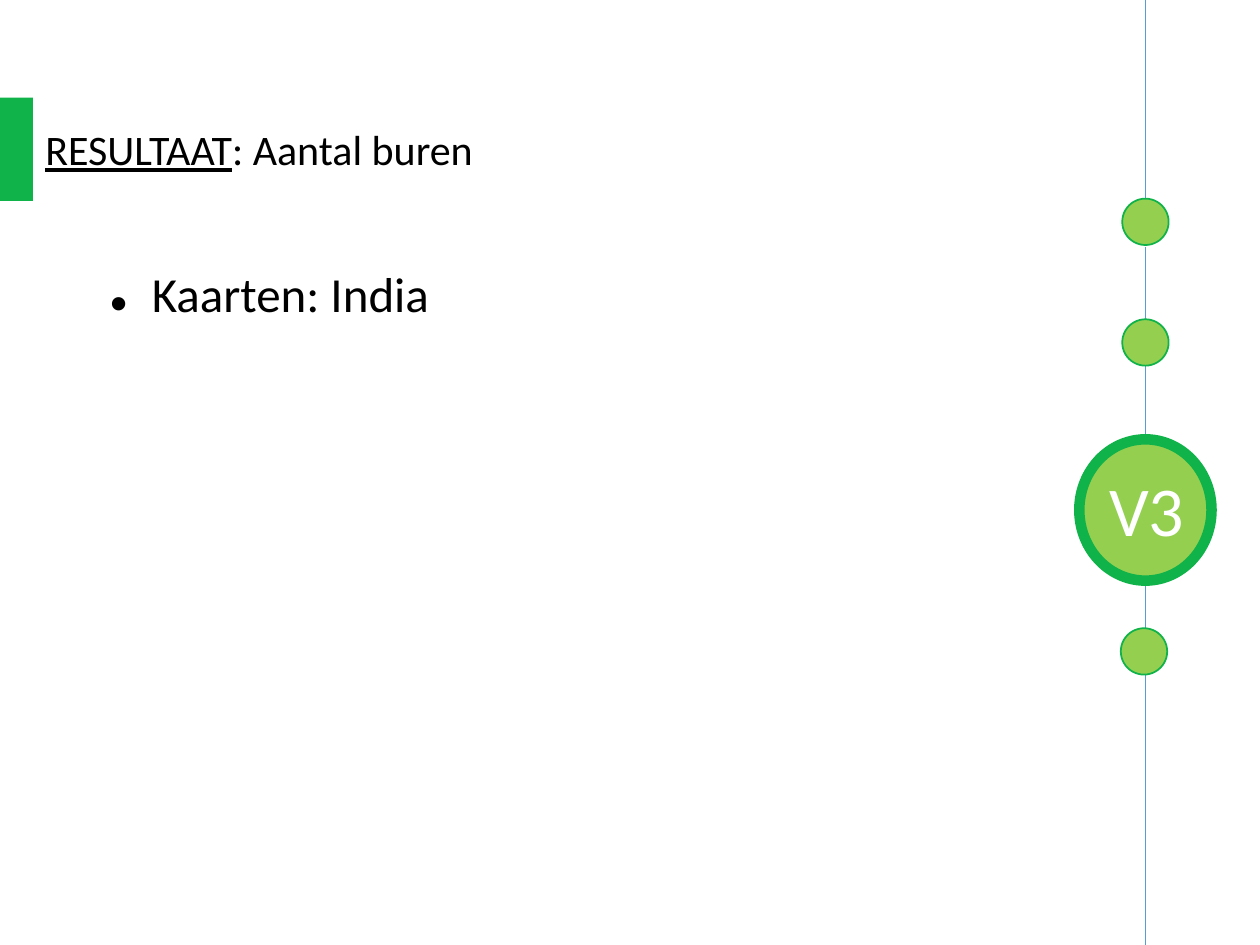
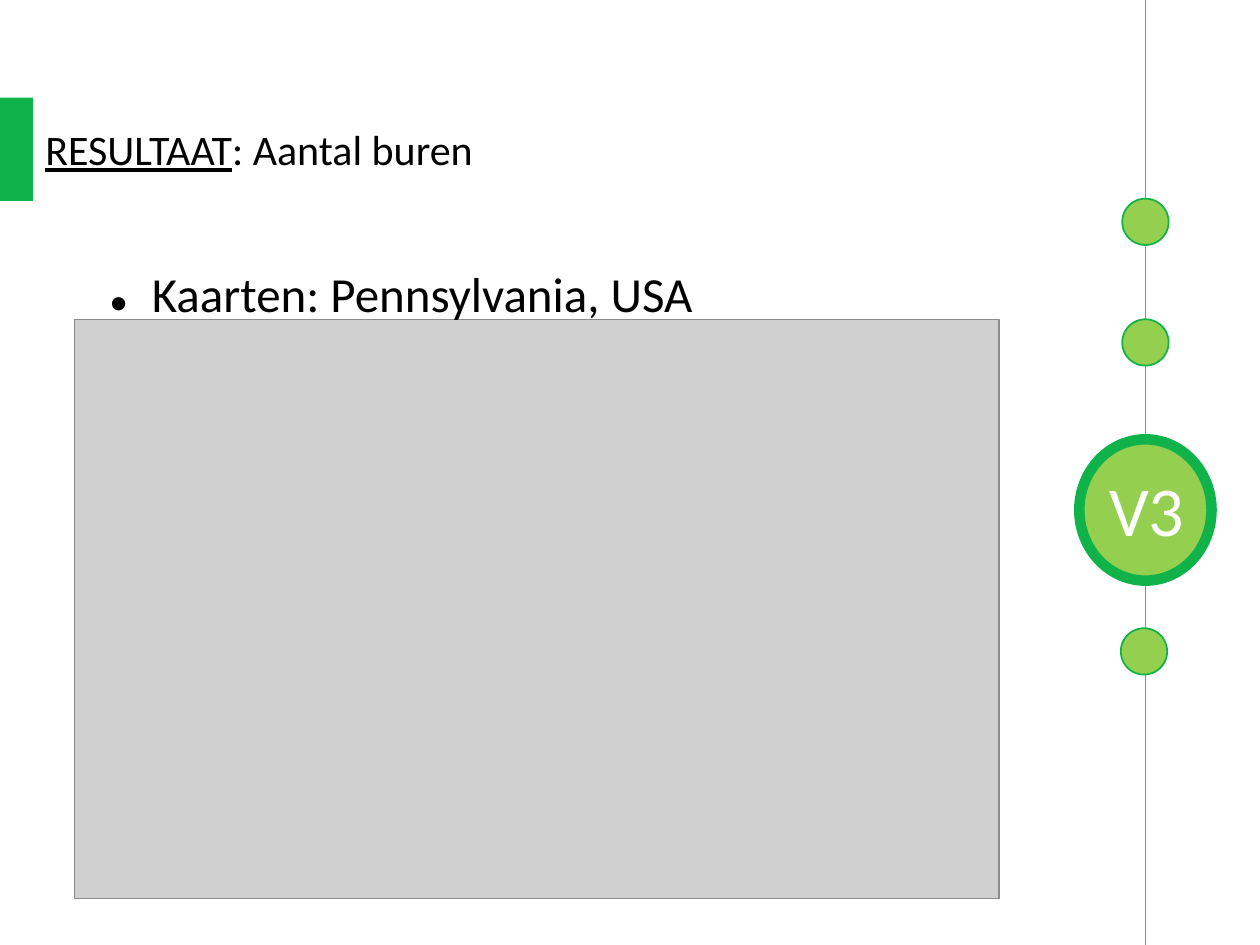
Before and after one commit to kimdebie/Heuristieken-Kaartkleuren, a slide deck: slide 17 of Presentaties/Final/TestDesign v01/8dec.pptx (slide 15 before the commit). Drawn at 1260x945 pixels with LibreOffice and Linux fonts; fonts in the diff are those of the drawing; grey boxes stand for pictures. Boxes give left, top, right and bottom in pixels: in the first picture for what was removed or moved away, otherwise in the second. Text is boxed around its words. In the diff, an @@ line names an element or a change of style, - is before the commit and + after.

```diff
--- a/Presentaties/Final/TestDesign v01/8dec.pptx
+++ b/Presentaties/Final/TestDesign v01/8dec.pptx
@@ text at bbox=[152, 278, 693, 323]: text changed @@
-• Kaarten: India
+• Kaarten: Pennsylvania, USA
@@ picture added at bbox=[74, 319, 999, 898] @@
```
Also in this commit, not shown: 4 other slides changed, 5 slides added.
